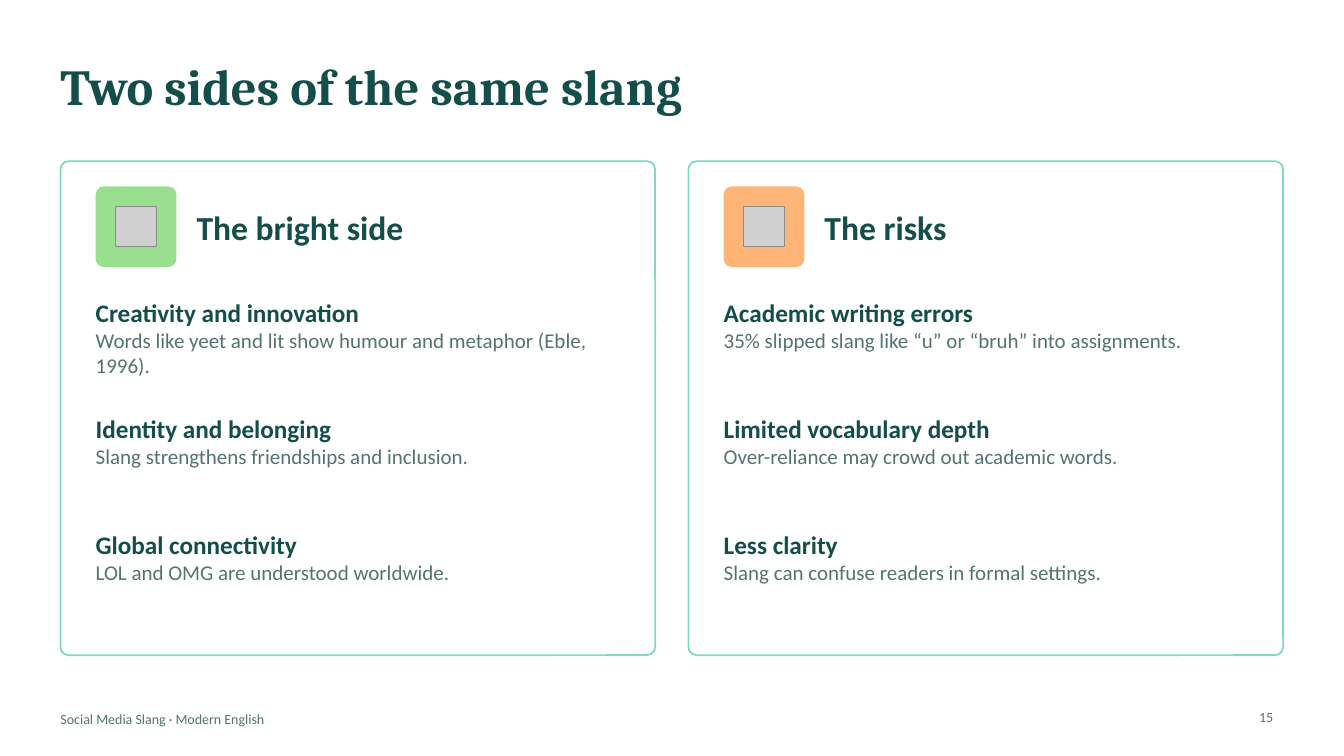
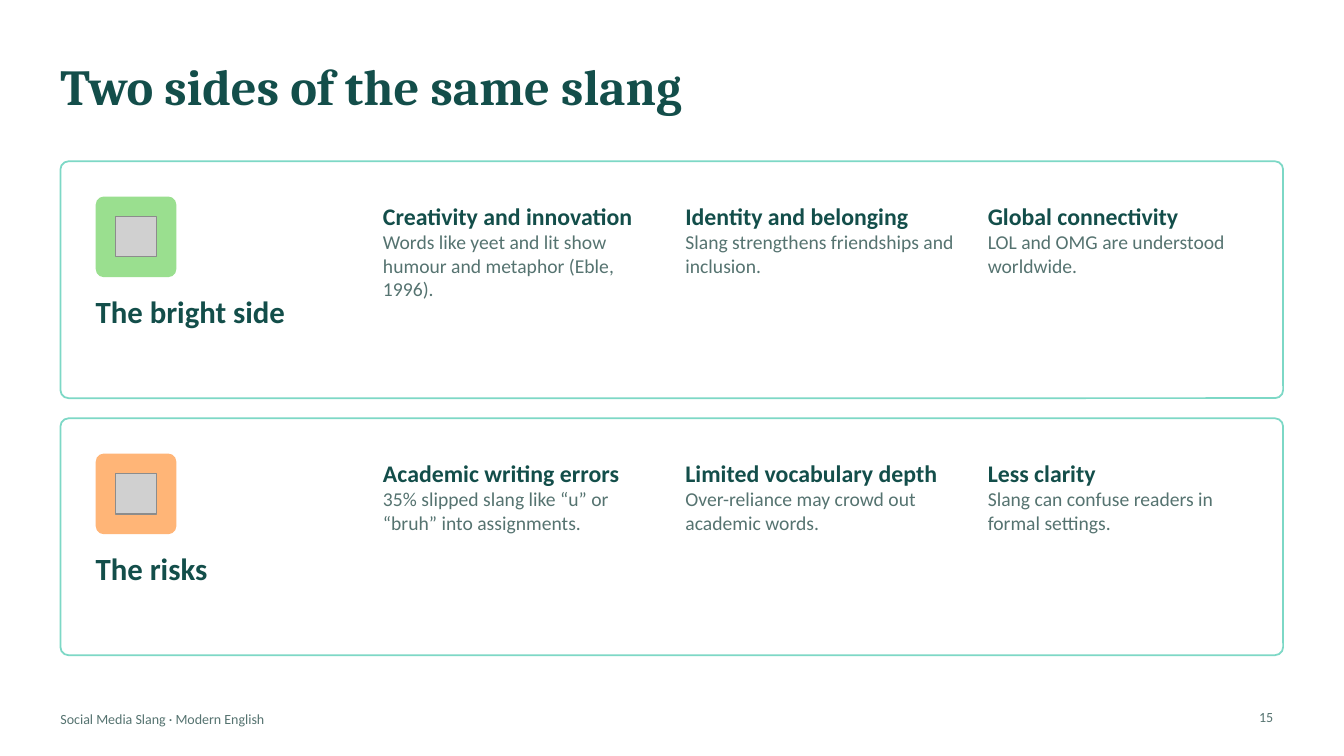
Before and after one commit to araymyrkieva9-sketch/english-daptar, a slide deck: slide 15 of variants/Slang_Presentation_2_Mint_Aqua.pptx. Drawn at 1344x756 pixels with LibreOffice and Linux fonts; fonts in the diff are those of the drawing; grey boxes stand for pictures. Boxes give left, top, right and bottom in pixels: in the first picture for what was removed or moved away, otherwise in the second. Text is boxed around its words. In the diff, an @@ line names an element or a change of style, - is before the commit and + after.

```diff
--- a/variants/Slang_Presentation_2_Mint_Aqua.pptx
+++ b/variants/Slang_Presentation_2_Mint_Aqua.pptx
@@ rounded rectangle: place and size @@
-rounded rectangle at [60,161,655,655]
+rounded rectangle at [60,161,1284,398]
@@ rounded rectangle at [60,161,1284,398]: proportions changed @@
@@ rounded rectangle: place and size @@
-rounded rectangle at [96,187,176,267]
+rounded rectangle at [96,197,176,277]
@@ text "Creativity and innovation": place and size @@
-text "Creativity and innovation" at [96,304,586,376]
+text "Creativity and innovation" at [383,208,632,299]
@@ text "Creativity and innovation" at [383,208,632,299]: size 18 to 17 pt in "Creativity and innovation"; size 15 to 14 pt in "Words like yeet and lit show humour ..." @@
@@ text "Identity and belonging": place and size @@
-text "Identity and belonging" at [96,420,468,468]
+text "Identity and belonging" at [685,208,953,273]
@@ text "Identity and belonging" at [685,208,953,273]: size 18 to 17 pt in "Identity and belonging"; size 15 to 14 pt in "Slang strengthens friendships and inclusion." @@
@@ text "Global connectivity": place and size @@
-text "Global connectivity" at [96,536,450,580]
+text "Global connectivity" at [988,208,1224,273]
@@ text "Global connectivity" at [988,208,1224,273]: size 18 to 17 pt in "Global connectivity"; size 15 to 14 pt in "LOL and OMG are understood worldwide." @@
@@ picture: place and size @@
-picture at [116,207,156,247]
+picture at [116,217,156,257]
@@ text "The bright side": place and size @@
-text "The bright side" at [197,216,404,246]
+text "The bright side" at [96,301,285,329]
@@ text "The bright side" at [96,301,285,329]: size 24 to 22 pt; vertical alignment middle to top @@
@@ rounded rectangle at [60,418,1284,655]: proportions changed @@
@@ rounded rectangle: place and size @@
-rounded rectangle at [689,161,1284,655]
+rounded rectangle at [60,418,1284,655]
@@ rounded rectangle: place and size @@
-rounded rectangle at [724,187,805,267]
+rounded rectangle at [96,454,176,534]
@@ picture: place and size @@
-picture at [744,207,784,247]
+picture at [116,474,156,514]
@@ text "Academic writing errors": place and size @@
-text "Academic writing errors" at [724,304,1182,352]
+text "Academic writing errors" at [383,465,619,534]
@@ text "Academic writing errors" at [383,465,619,534]: size 18 to 17 pt in "Academic writing errors"; size 15 to 14 pt in "35% slipped slang like “u” or “bruh” ..." @@
@@ text "Limited vocabulary depth": place and size @@
-text "Limited vocabulary depth" at [724,420,1117,468]
+text "Limited vocabulary depth" at [685,465,938,530]
@@ text "Limited vocabulary depth" at [685,465,938,530]: size 18 to 17 pt in "Limited vocabulary depth"; size 15 to 14 pt in "Over-reliance may crowd out academic words." @@
@@ text "Less clarity": place and size @@
-text "Less clarity" at [724,536,1101,584]
+text "Less clarity" at [988,465,1213,534]
@@ text "Less clarity" at [988,465,1213,534]: size 18 to 17 pt in "Less clarity"; size 15 to 14 pt in "Slang can confuse readers in formal settings." @@
@@ text "The risks" at [96,558,207,581]: size 24 to 22 pt; vertical alignment middle to top @@
@@ text "The risks": place and size @@
-text "The risks" at [824,216,947,241]
+text "The risks" at [96,558,207,581]
```
Also in this commit, not shown: 17 other slides changed, 3 other files.
